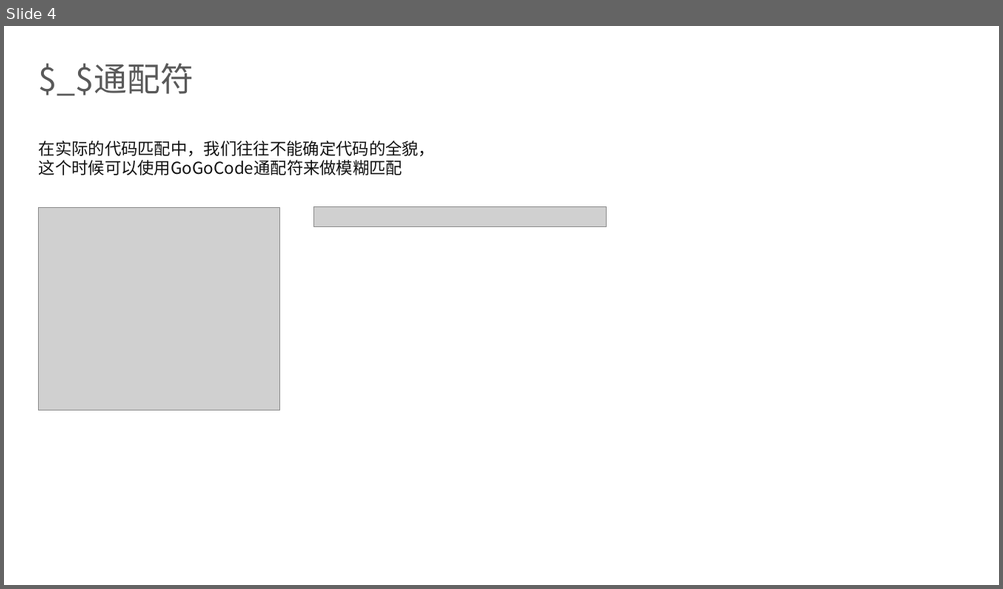
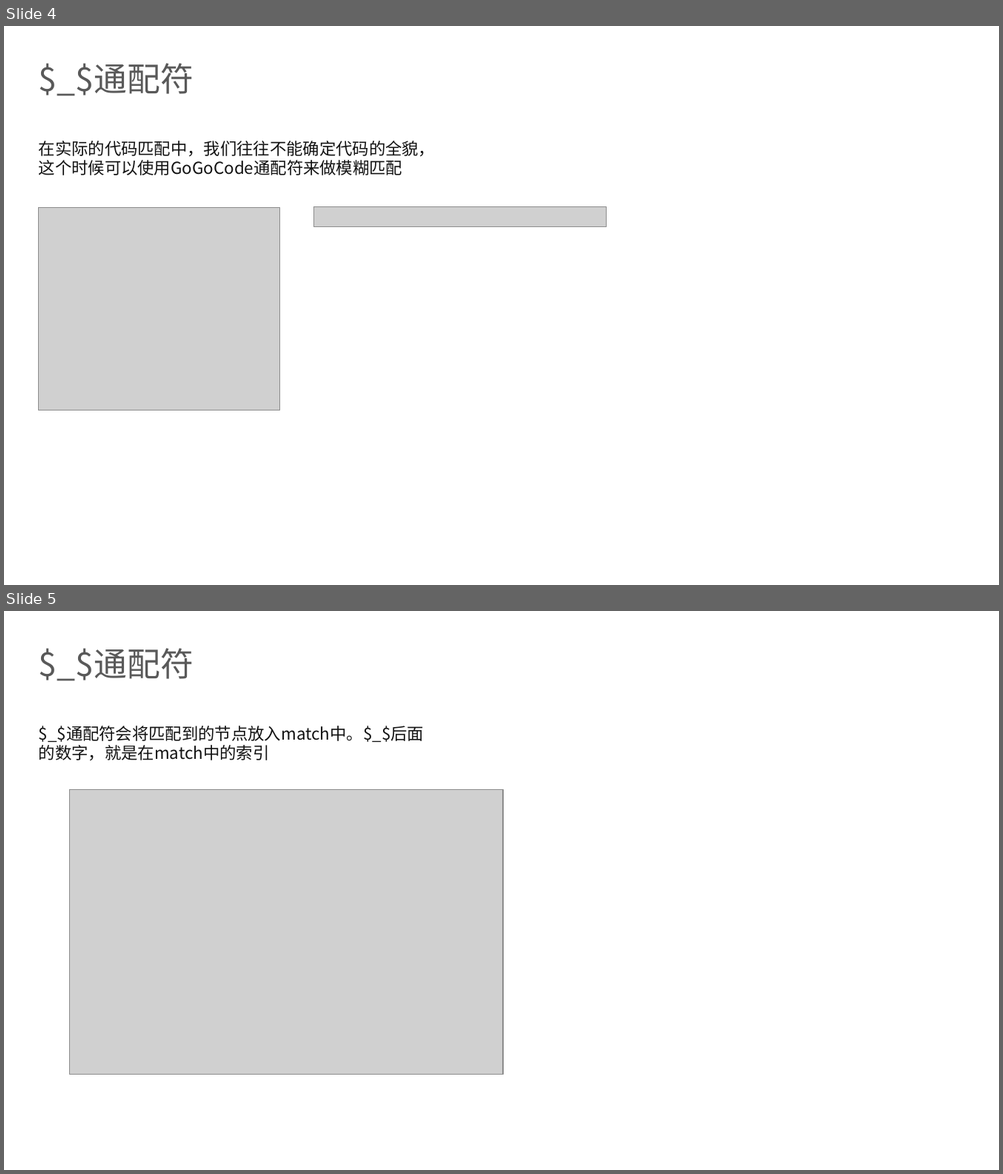
Before and after one commit to dingq030511/gogocode-tutorial, a slide deck: gogocode.pptx. Shown one above the other, each under a label of ours: slide 4 before the commit, slides 4 and 5 after it. The pictures are 1003x589 and 1003x1174 pixels, drawn with LibreOffice and Linux fonts; fonts in the diff are those of the drawing; grey boxes stand for pictures; background and template pictures are left out. Boxes give left, top, right and bottom in pixels: in the first picture for what was removed or moved away, otherwise in the second. Text is boxed around its words. In the diff, an @@ line names an element or a change of style, - is before the commit and + after.

```diff
--- a/gogocode.pptx
+++ b/gogocode.pptx
@@ slide 5 added at [4,611,999,1170], background picture (left out) @@
@@ title added at [39,648,193,681], 32 pt, text #595959 @@
+$_$通配符
@@ text added at [39,726,424,761], 16 pt, text #121212 @@
+$_$通配符会将匹配到的节点放入match中。$_$后面的数字，就是在match中的索引
@@ picture added at [70,790,504,1075] @@
```
Also in this commit, not shown: 6 other slides added, 17 slides removed.
